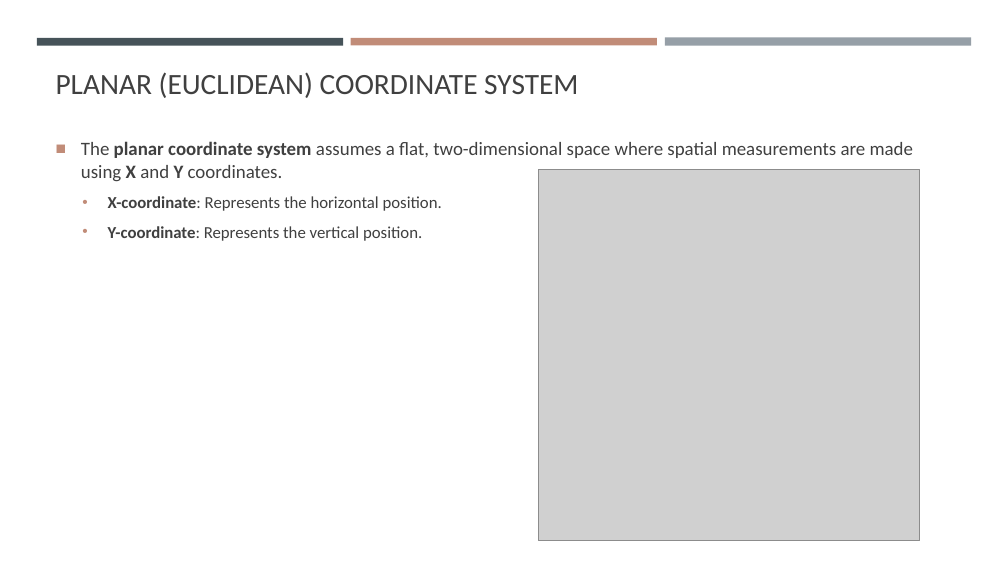
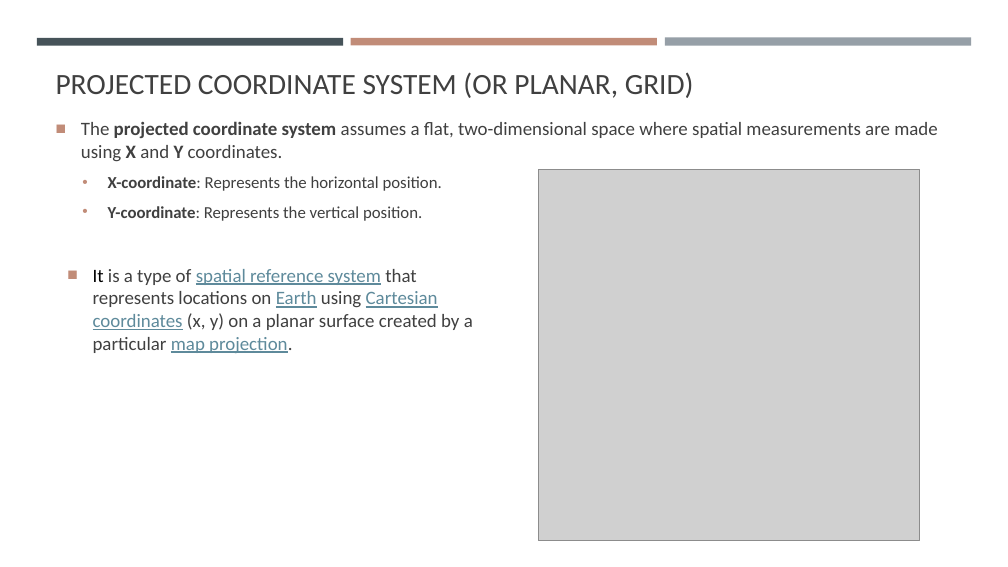
Before and after one commit to gisynw/ssj-376, a slide deck: slide 7 of docs/Lectures/Week03/Week03_SpatialData.pptx (slide 5 before the commit). Drawn at 1008x567 pixels with LibreOffice and Linux fonts; fonts in the diff are those of the drawing; grey boxes stand for pictures. Boxes give left, top, right and bottom in pixels: in the first picture for what was removed or moved away, otherwise in the second. Text is boxed around its words. In the diff, an @@ line names an element or a change of style, - is before the commit and + after.

```diff
--- a/docs/Lectures/Week03/Week03_SpatialData.pptx
+++ b/docs/Lectures/Week03/Week03_SpatialData.pptx
@@ title at bbox=[56, 72, 694, 98]: text changed @@
-PLANAR (EUCLIDEAN) COORDINATE SYSTEM
+PROJECTED COORDINATE SYSTEM (OR PLANAR, GRID)
@@ text "The projected coordinate system assumes ...": place and size @@
-text "The projected coordinate system assumes ..." at bbox=[81, 141, 913, 241]
+text "The projected coordinate system assumes ..." at bbox=[81, 121, 937, 221]
@@ text at bbox=[81, 121, 937, 162]: text changed @@
-■ The planar coordinate system assumes a flat, two-dimensional space where spatial measurements are made using X and Y coordinates.
+■ The projected coordinate system assumes a flat, two-dimensional space where spatial measurements are made using X and Y coordinates.
@@ text added at bbox=[93, 269, 473, 353], 18 pt, text #404040 @@
+■ It is a type of spatial reference system that represents locations on Earth using Cartesian coordinates (x, y) on a planar surface created by a particular map projection.
```
Also in this commit, not shown: 4 slides added.
